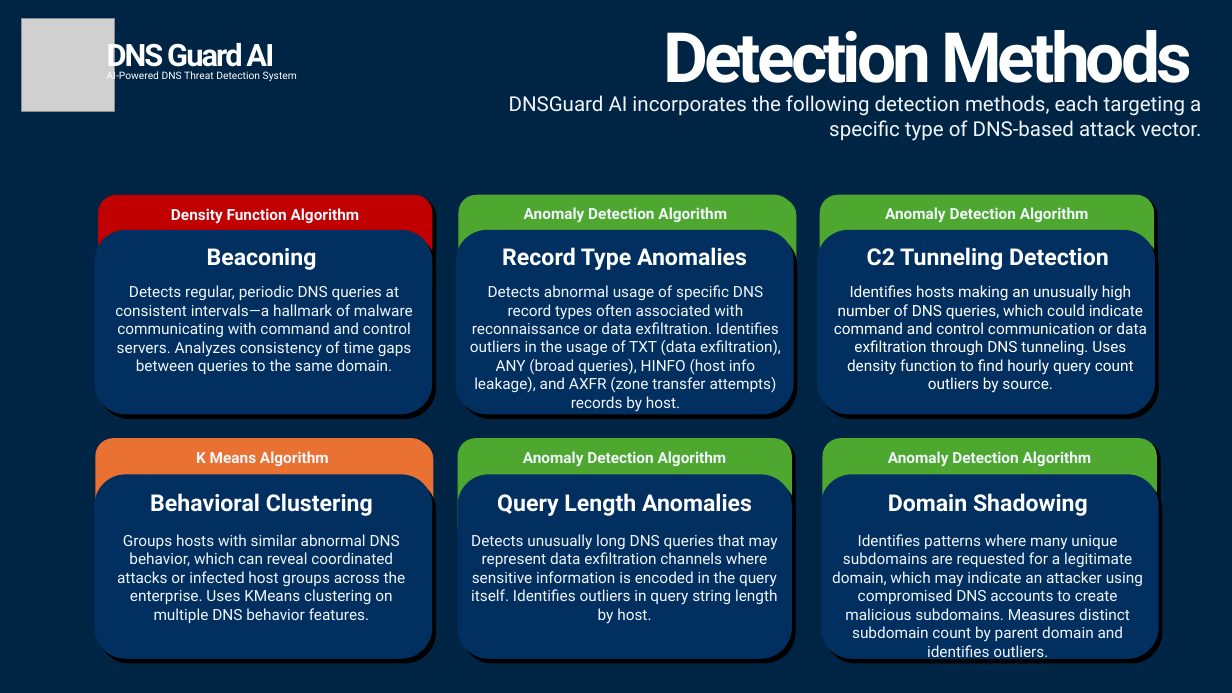
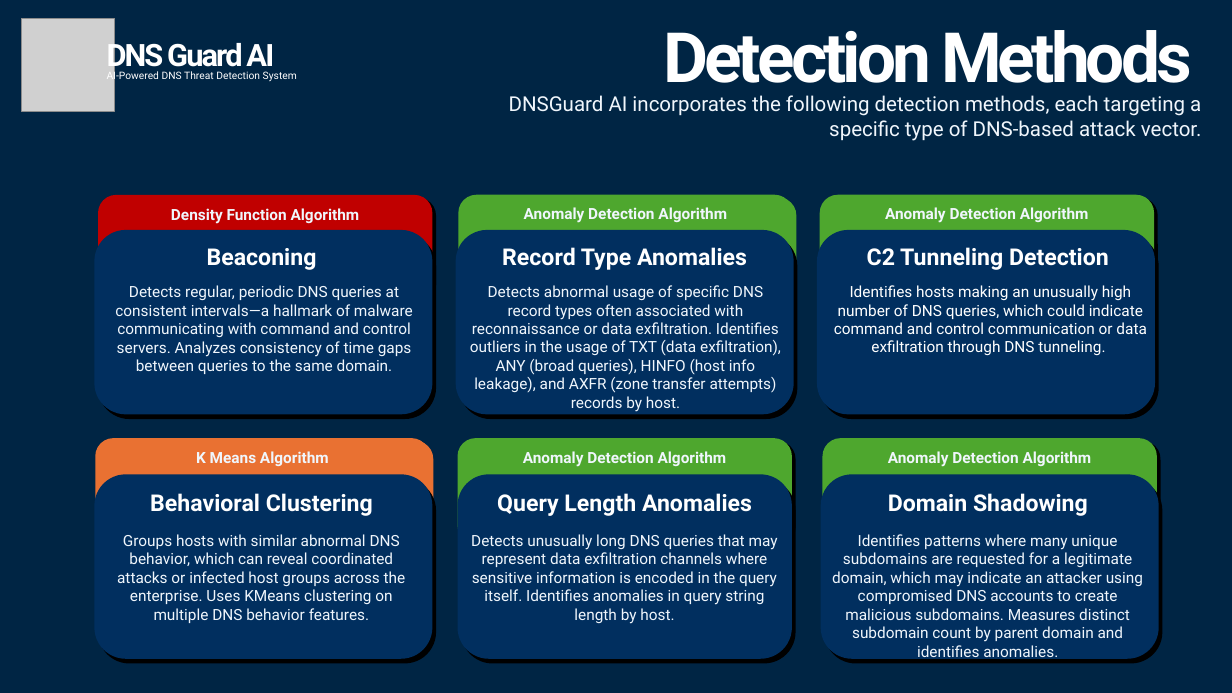
Before and after one commit to aleeric/Splunk-DNSGuard-AI, a slide deck: slide 4 of Splunk-Build-A-Thon-Idea/Splunk-DNSGuard-AI-IDEA.pptx. Drawn at 1232x693 pixels with LibreOffice and Linux fonts; fonts in the diff are those of the drawing; grey boxes stand for pictures. Boxes give left, top, right and bottom in pixels: in the first picture for what was removed or moved away, otherwise in the second. Text is boxed around its words. In the diff, an @@ line names an element or a change of style, - is before the commit and + after.

```diff
--- a/Splunk-Build-A-Thon-Idea/Splunk-DNSGuard-AI-IDEA.pptx
+++ b/Splunk-Build-A-Thon-Idea/Splunk-DNSGuard-AI-IDEA.pptx
@@ text at box(834, 285, 1146, 356): text changed @@
-Identifies hosts making an unusually high number of DNS queries, which could indicate command and control communication or data exfiltration through DNS tunneling. Uses density function to find hourly query count outliers by source.
+Identifies hosts making an unusually high number of DNS queries, which could indicate command and control communication or data exfiltration through DNS tunneling.
@@ text at box(471, 534, 778, 624): text changed @@
-Detects unusually long DNS queries that may represent data exfiltration channels where sensitive information is encoded in the query itself. Identifies outliers in query string length by host.
+Detects unusually long DNS queries that may represent data exfiltration channels where sensitive information is encoded in the query itself. Identifies anomalies in query string length by host.
@@ text at box(832, 534, 1143, 661): text changed @@
-Identifies patterns where many unique subdomains are requested for a legitimate domain, which may indicate an attacker using compromised DNS accounts to create malicious subdomains. Measures distinct subdomain count by parent domain and identifies outliers.
+Identifies patterns where many unique subdomains are requested for a legitimate domain, which may indicate an attacker using compromised DNS accounts to create malicious subdomains. Measures distinct subdomain count by parent domain and identifies anomalies.
```
Also in this commit, not shown: 4 other slides changed, 3 other files.
